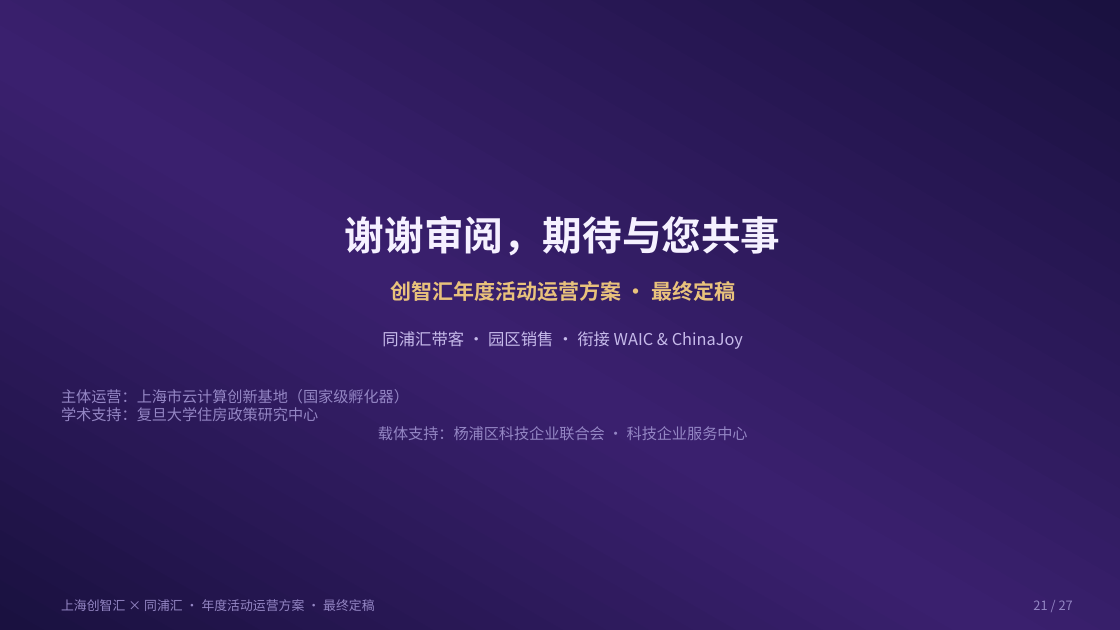
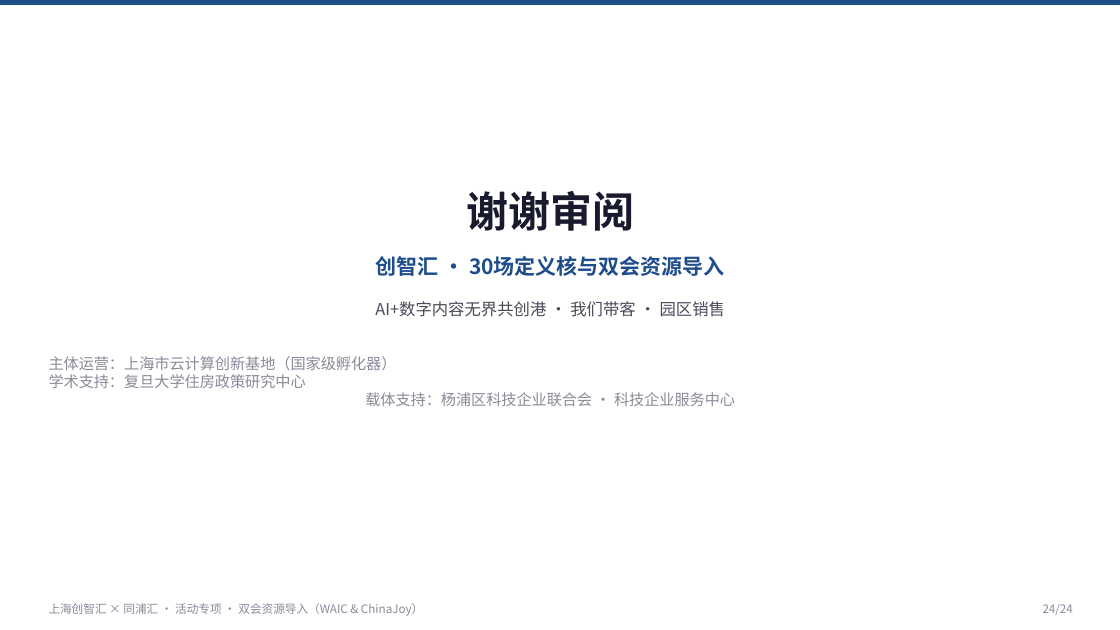
Before and after one commit to hujigang2010-maker/AIDEN, a slide deck: slide 24 of proposal/创智汇30场活动专项交付-修订版.pptx (slide 21 before the commit). Drawn at 1120x630 pixels with LibreOffice and Linux fonts; fonts in the diff are those of the drawing. Boxes give left, top, right and bottom in pixels: in the first picture for what was removed or moved away, otherwise in the second. Text is boxed around its words. In the diff, an @@ line names an element or a change of style, - is before the commit and + after.

```diff
--- a/proposal/创智汇30场活动专项交付-修订版.pptx
+++ b/proposal/创智汇30场活动专项交付-修订版.pptx
@@ rectangle removed at [0, 0, 1120, 630] @@
@@ rectangle added at [0, 0, 1120, 5], fill #1E4D8C @@
@@ text at [466, 191, 634, 231]: text changed; size 34 to 36 pt; text colour #F5F1FF to #1A1A2E @@
-谢谢审阅，期待与您共事
+谢谢审阅
@@ text at [376, 256, 725, 276]: text changed; text colour #E9C27C to #1E4D8C @@
-创智汇年度活动运营方案 · 最终定稿
+创智汇 · 30场定义核与双会资源导入
@@ text at [375, 301, 725, 317]: text changed; text colour #C6BAEA to #4A4A5A @@
-同浦汇带客 · 园区销售 · 衔接 WAIC & ChinaJoy
+AI+数字内容无界共创港 · 我们带客 · 园区销售
@@ text "主体运营：上海市云计算创新基地（国家级孵化器） 学术支持：复旦大学住房政策研究中心 载体支持：杨浦区科技企业联合会 ·  ...": place and size @@
-text "主体运营：上海市云计算创新基地（国家级孵化器） 学术支持：复旦大学住房政策研究中心 载体支持：杨浦区科技企业联合会 ·  ..." at [61, 389, 748, 440]
+text "主体运营：上海市云计算创新基地（国家级孵化器） 学术支持：复旦大学住房政策研究中心 载体支持：杨浦区科技企业联合会 ·  ..." at [49, 356, 735, 406]
@@ text "主体运营：上海市云计算创新基地（国家级孵化器） 学术支持：复旦大学住房政策研究中心 载体支持：杨浦区科技企业联合会 ·  ..." at [49, 356, 735, 406]: text colour #9486C4 to #8A8A9A @@
@@ text at [49, 603, 423, 616]: text changed; size 11 to 10 pt; text colour #9486C4 to #8A8A9A @@
-上海创智汇 × 同浦汇 · 年度活动运营方案 · 最终定稿
+上海创智汇 × 同浦汇 · 活动专项 · 双会资源导入（WAIC & ChinaJoy）
@@ text removed at [1033, 600, 1073, 610] @@
-21 / 27
@@ text added at [1043, 604, 1073, 615], 10 pt, text #8A8A9A @@
+24/24
```
Also in this commit, not shown: 8 other slides changed, 15 slides added, 18 slides removed, 45 other files.
